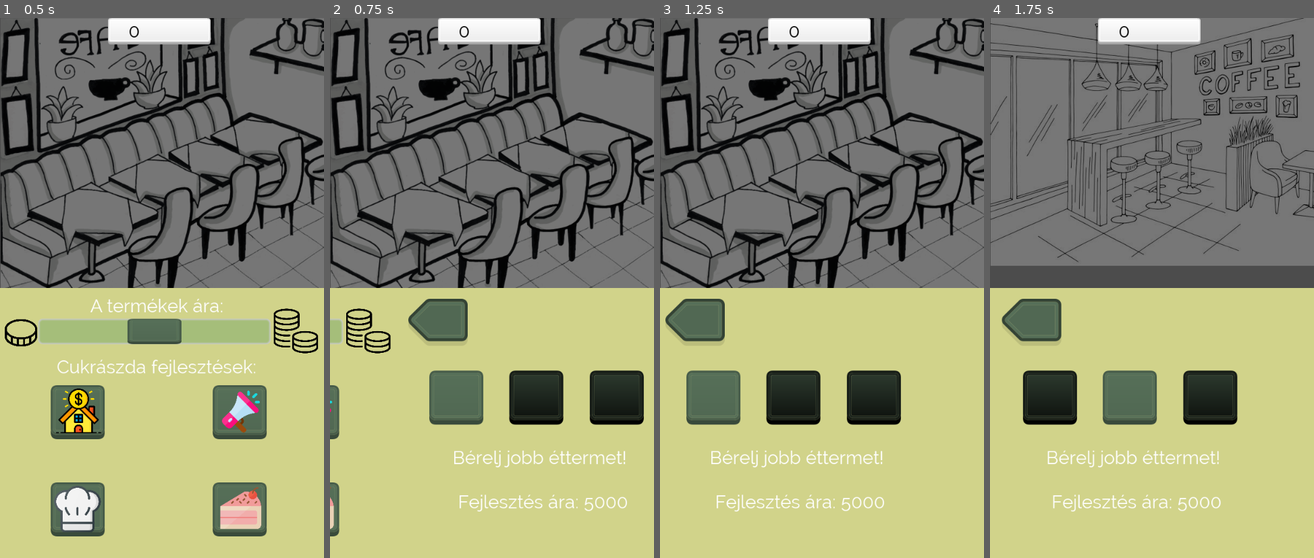
Above: before the commit, frames 1-4 (left to right).
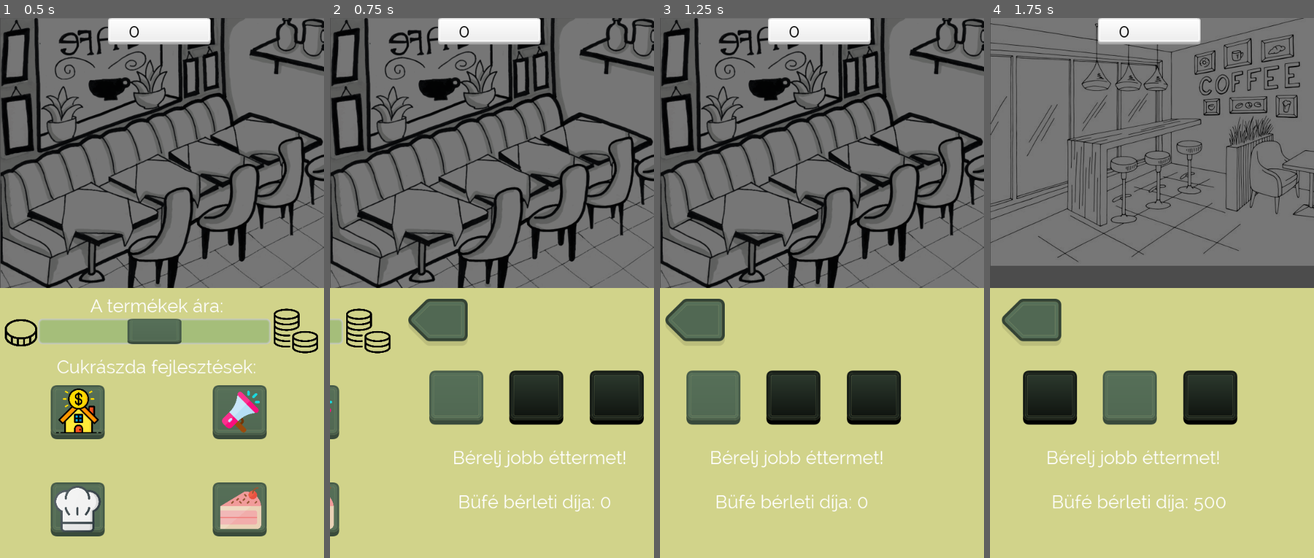
Above: after the commit, the same moments.

Repository: Balint197/BankToTheFuture2021
Game: Godot game, scene res://UI.tscn
Same seed, same stepped clock (60 frames per second), same inputs: the game is played once before the commit and once after it.
Inputs (mouse positions are in pixels of both pictures, inside the frame that each line leads up to):
- Up to frame 1 (0.5 s): no input
- Up to frame 2 (0.75 s): click (407, 412) at 0.5 s
- Up to frame 3 (1.25 s): no input
- Up to frame 4 (1.75 s): click (1041, 396) at 1.25 s

Frame 1 is identical in both runs. In frame 2, 0.6% of the frame differs, in the area x 40-92%, y 88-92%; in frame 3, 0.6%; in frame 4, 0.6%, in the area x 19-73%, y 88-92%.

Commit message:
Added buffet rend label update

Diff:
--- a/controller.gd
+++ b/controller.gd
@@ -17,6 +17,7 @@
 onready var priceSlider = get_tree().get_root().get_node("UI/ColorRect/HScrollBar")
 onready var uiInterface = get_tree().get_root().get_node("UI/ColorRect")
 onready var marketingSlider = get_tree().get_root().get_node("UI/ColorRect/scrollingContainer/TabContainer/marketing/marketingSlider")
+onready var rentPriceText = get_tree().get_root().get_node("UI/ColorRect/scrollingContainer/TabContainer/rent/Label2")
 
 onready var dayTimer = get_tree().get_root().get_node("UI/controller/DayTimer")
 #---------------------------END OF ACCESSING NODES-----------------------------------------------------------#
@@ -218,6 +219,7 @@
 			#run the customer state machine
 			customerStateMachine()
 			money.text = String(myBuffet.overallIncome)
+			rentPriceText.text = String("Büfé bérleti díja: " + String(myBuffet.getPrice('rent')))
 
 			if isDayElapsed:
 				nextState = DAY_ELAPSED
